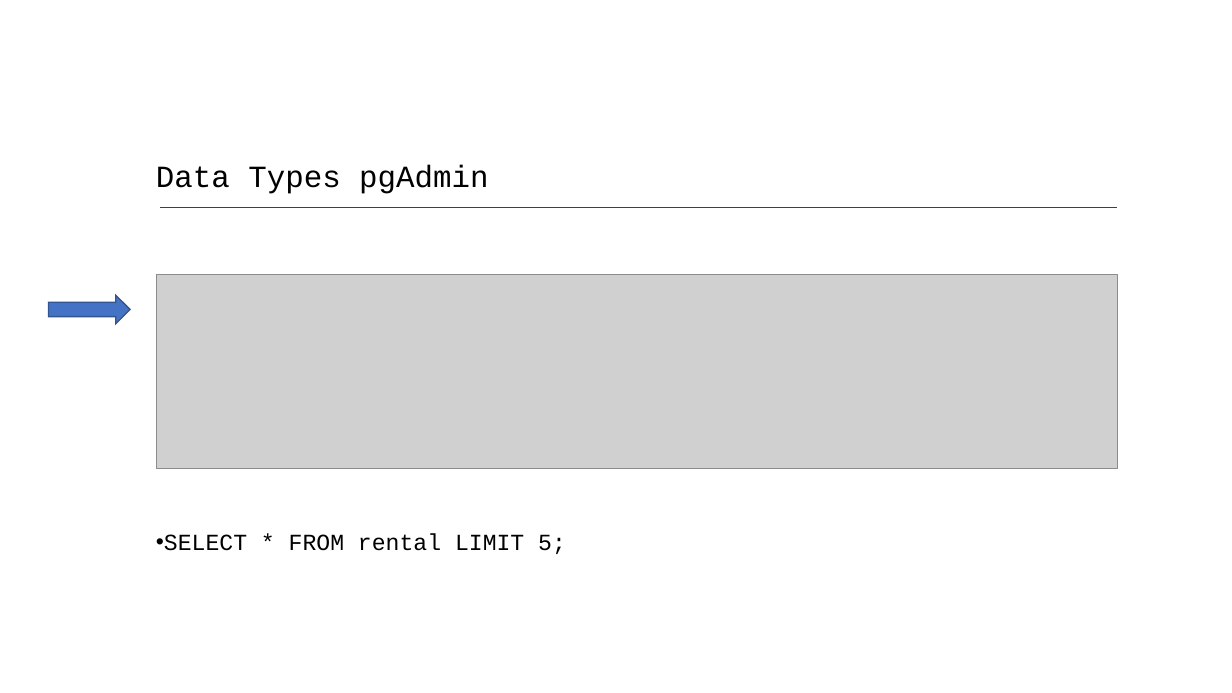
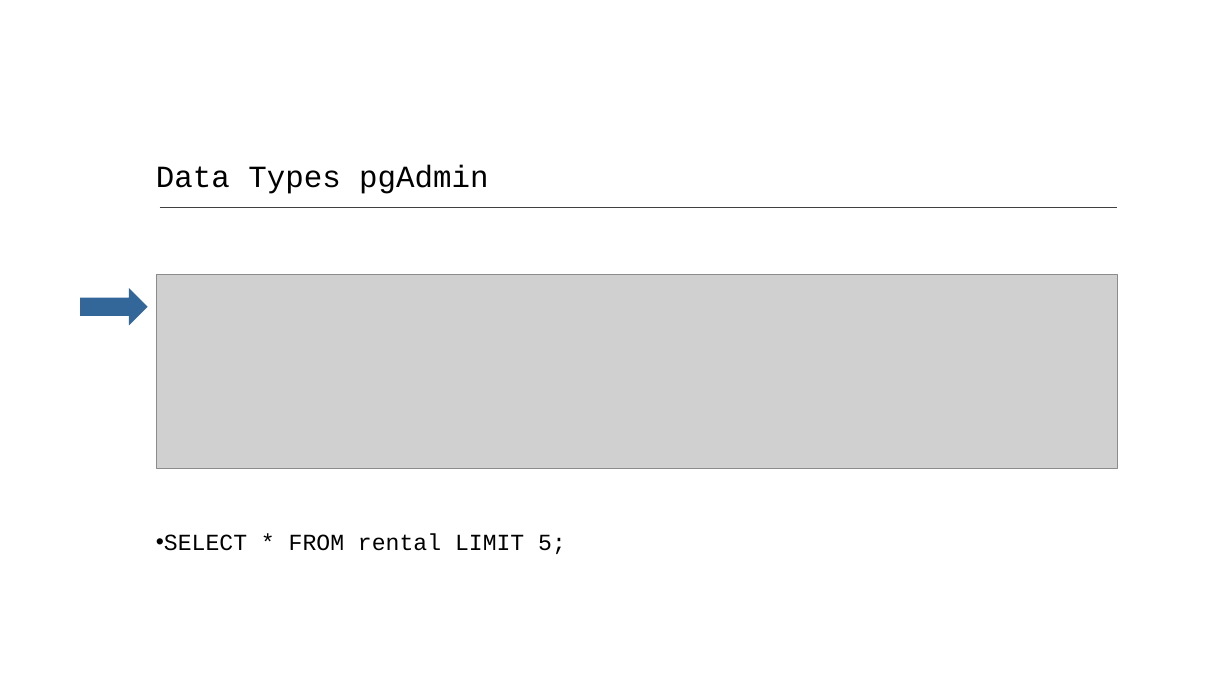
Before and after one commit to VadimAcosta/timestamps_and_intervals, a slide deck: slide 16 of times_and_dates.pptx (slide 7 before the commit). Drawn at 1232x693 pixels with LibreOffice and Linux fonts; fonts in the diff are those of the drawing; grey boxes stand for pictures. Boxes give left, top, right and bottom in pixels: in the first picture for what was removed or moved away, otherwise in the second. Text is boxed around its words. In the diff, an @@ line names an element or a change of style, - is before the commit and + after.

```diff
--- a/times_and_dates.pptx
+++ b/times_and_dates.pptx
@@ right arrow: place and size @@
-right arrow at box(48, 295, 129, 323)
+right arrow at box(80, 290, 146, 324)
@@ right arrow at box(80, 290, 146, 324): fill #4472C4 to #336699; outline #325491 1 pt to #336699 1 pt @@
```
Also in this commit, not shown: 6 other slides changed, 14 slides added.
